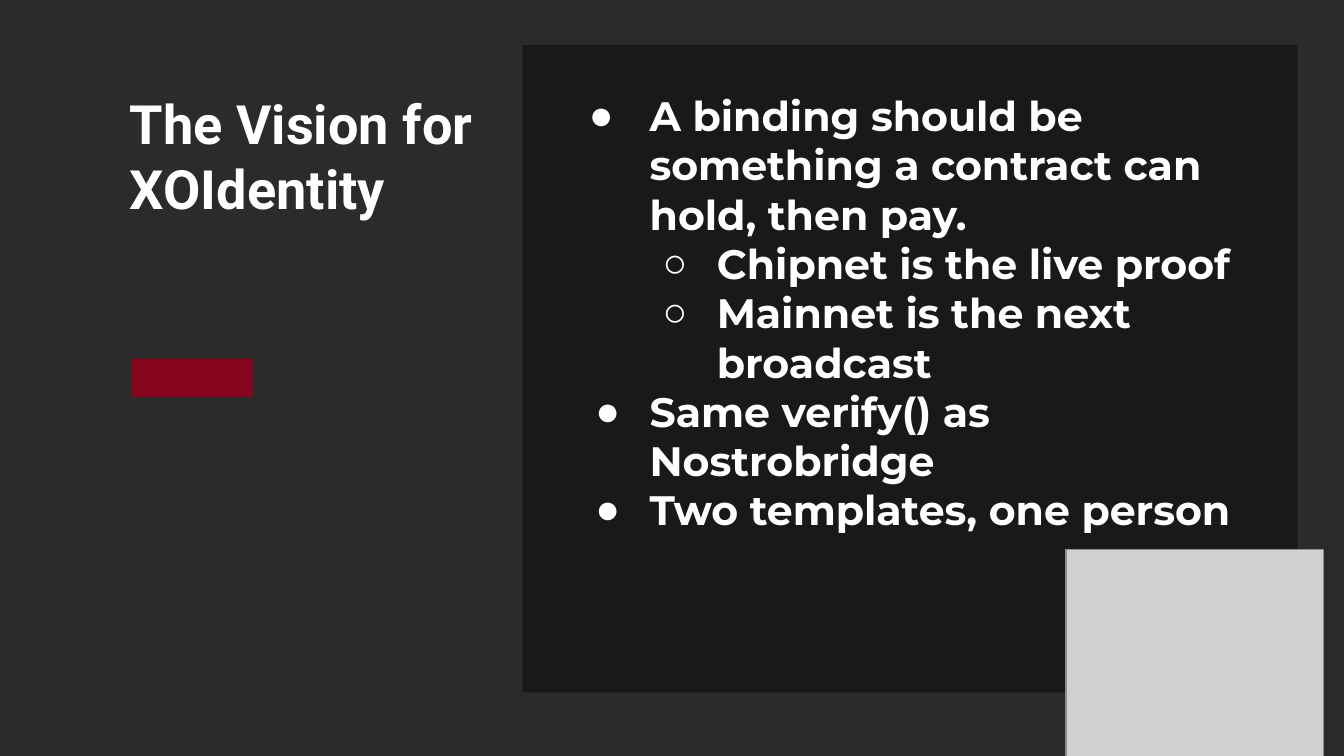
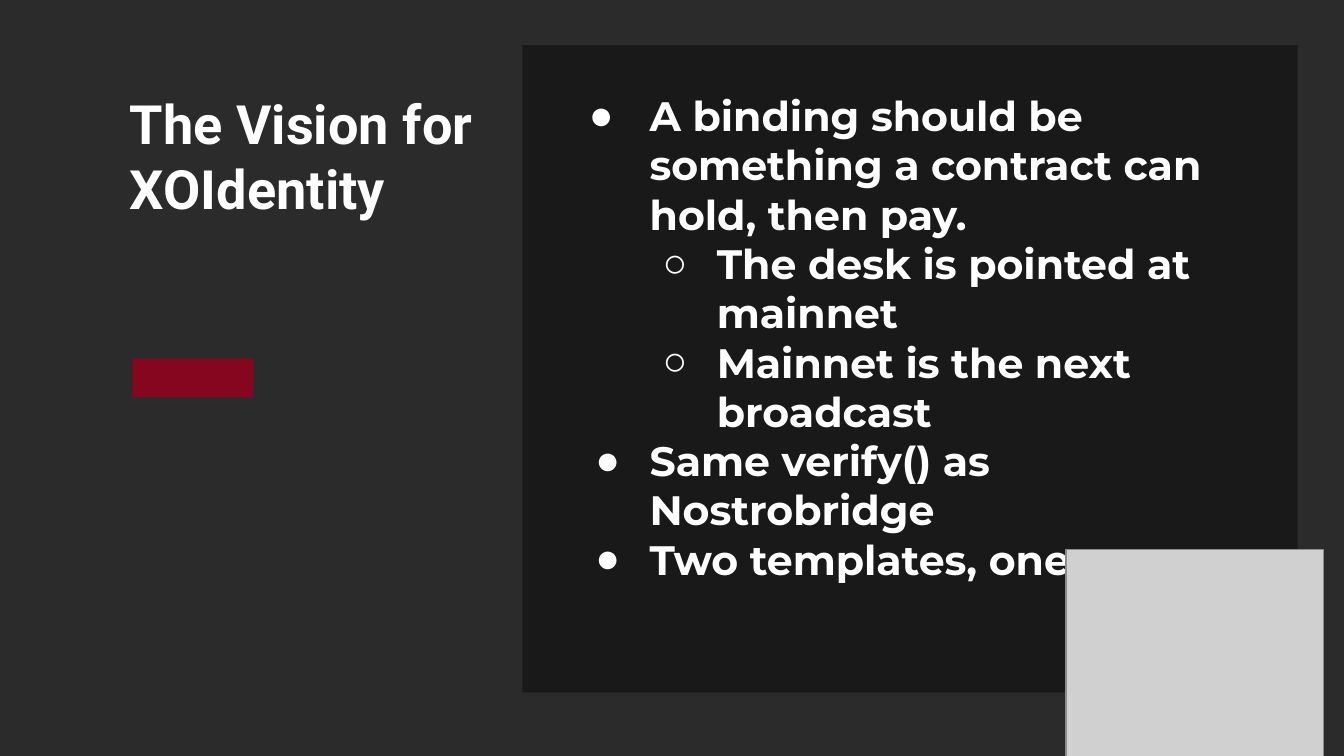
Before and after one commit to Utitofon-Udoekong/xoidentity, a slide deck: slide 6 of BLAZE-2026-XOIdentity.pptx. Drawn at 1344x756 pixels with LibreOffice and Linux fonts; fonts in the diff are those of the drawing; grey boxes stand for pictures; background and template pictures are left out; a plain dark background stands for a picture behind light text. Boxes give left, top, right and bottom in pixels: in the first picture for what was removed or moved away, otherwise in the second. Text is boxed around its words. In the diff, an @@ line names an element or a change of style, - is before the commit and + after.

Commit message:
feat: check a pasted binding as it is typed and compile identity before deploy
The desk updates the commitment and pay lines without a verify button, and the Vercel build compiles @bchblaze/identity first.

```diff
--- a/BLAZE-2026-XOIdentity.pptx
+++ b/BLAZE-2026-XOIdentity.pptx
@@ text at <box>717,246,1190,329</box>: text changed @@
-  ○ Chipnet is the live proof
+  ○ The desk is pointed at mainnet
```
Also in this commit, not shown: 3 other slides changed, 2 slides added, 2 other files.
